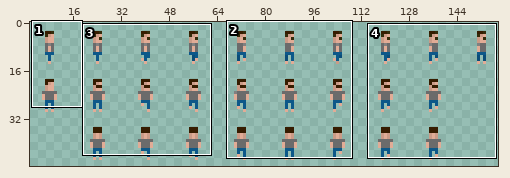
A sprite sheet gets an edit: assets/player_sprites.png. The first picture is a wide view before the edit; the outline marks the close-up.
Close-up. Earlier state:
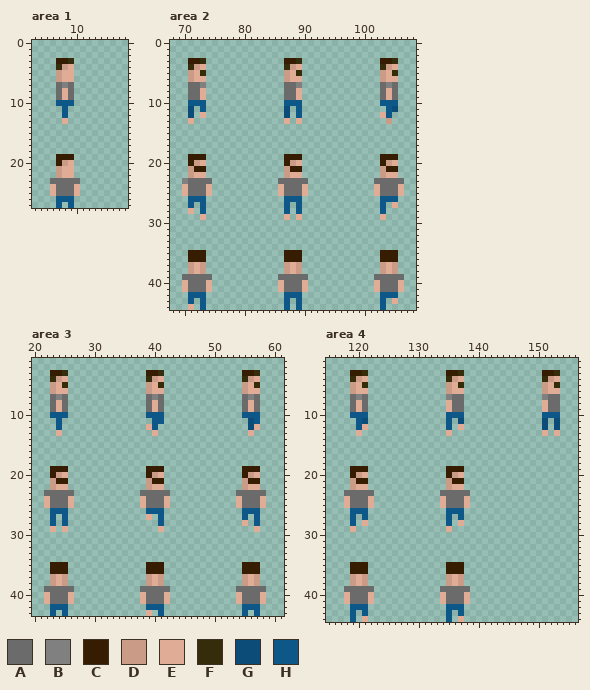
The file is 160x48 pixels. Shown: area 1: x 3..18, y 0..27; area 2: x 68..108, y 0..44; area 3: x 20..61, y 1..43; area 4: x 115..156, y 1..44. The wide view leaves out empty margins.
Palette (. is transparent): A #6b6b6b  B #818080  C #361c00  D #ca9b87  E #e1ac96  F #342c0b  G #0b4d78  H #0d5889
New version:
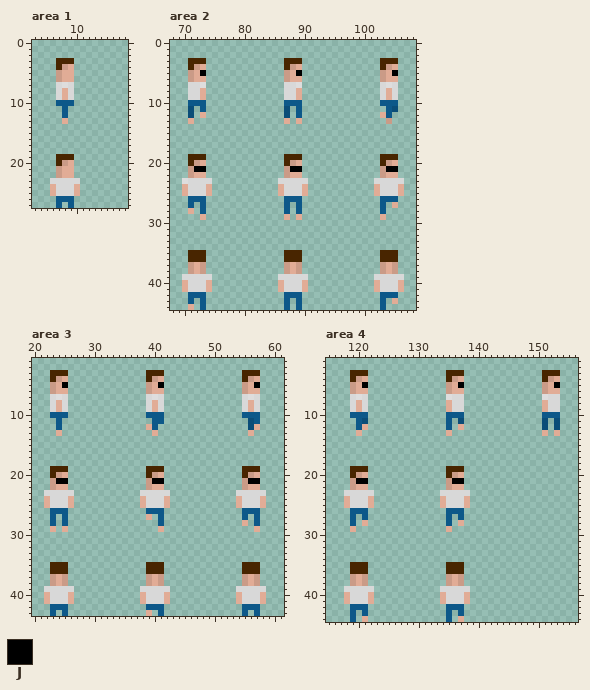
Colours new in this view: J #000000
Difference:
colour A: #6b6b6b -> #d8d8d8
colour B: #818080 -> #dedddd
colour C: #361c00 -> #482500
Changed rows in their new state; - is a pixel that keeps its letter.
Area 1:
first column x 7:
 3 --C
 4 C--
Area 2:
first column x 71:
 3 --C---------------C---------------C
 4 C---------------C---------------C--
 5 --J---------------J---------------J
first column x 72:
21 JJ--------------JJ--------------JJ
Area 3:
first column x 23:
 3 --C---------------C---------------C
 4 C---------------C---------------C--
 5 --J---------------J---------------J
first column x 24:
21 JJ--------------JJ--------------JJ
Area 4:
first column x 119:
 3 --C---------------C---------------C
 4 C---------------C---------------C--
 5 --J---------------J---------------J
first column x 120:
21 JJ--------------JJ
